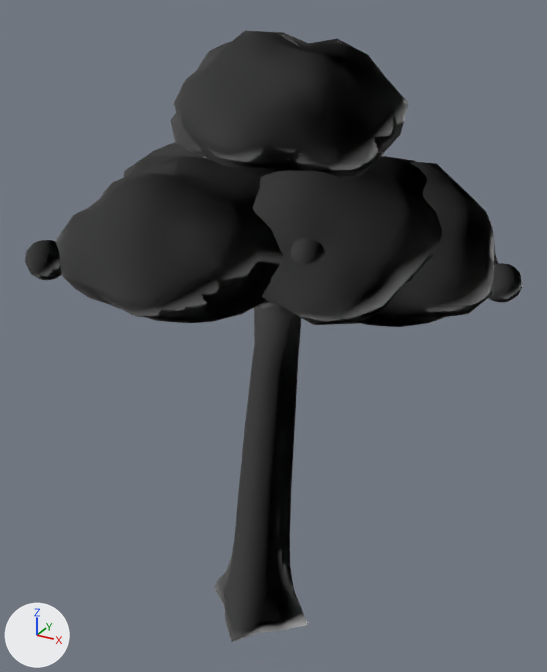
An edit to the FBX model unreal/Art/Export/Foliage/SM_Foliage_Plains_FruitTree_B.fbx, drawn before and after from the same camera.
Both versions are drawn from a 50 mm lens placed at (1.77, -3.05, 3.28), pointed at (0.06, 0.06, 1.72). The axes (+X, +Y, +Z) are drawn at lower left. The lights are the same throughout. The first picture is the older version.

The first picture shows 'SM_Foliage_Plains_FruitTree_B'.
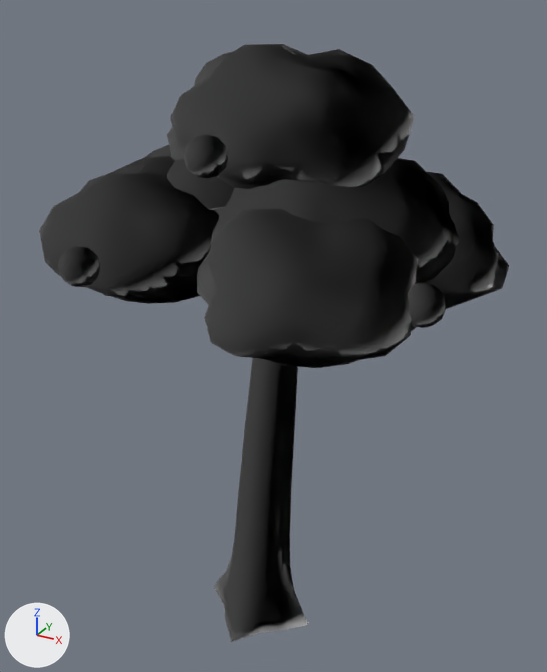
Location of each change, [x1, y1, x2, y2] in pixels of the pictures (547 x 672 px; the box of a moved part takes in the faces that stretch with it):
'SM_Foliage_Plains_FruitTree_B', reshaped
    before: [25, 31, 522, 642]
    after: [39, 44, 509, 642]
part 1 of me_sm_foliage_plains_fruittree_b, moved or reshaped (not visible afterwards)
    before: [25, 240, 62, 280]
part 2 of me_sm_foliage_plains_fruittree_b, moved or reshaped
    before: [291, 238, 326, 265]
    after: [58, 247, 100, 287]
part 3 of me_sm_foliage_plains_fruittree_b, rebuilt (not visible afterwards)
    before: [171, 31, 408, 177]
part 4 of me_sm_foliage_plains_fruittree_b, rebuilt (not visible before)
    after: [167, 44, 415, 189]
part 5 of me_sm_foliage_plains_fruittree_b, rebuilt (21% narrower, 11% shorter)
    before: [56, 156, 284, 323]
    after: [39, 156, 219, 304]
part 6 of me_sm_foliage_plains_fruittree_b, rebuilt
    before: [361, 161, 498, 327]
    after: [424, 172, 509, 309]
part 7 of me_sm_foliage_plains_fruittree_b, added
    after: [197, 209, 423, 368]
part 8 of me_sm_foliage_plains_fruittree_b, added
    after: [408, 283, 446, 328]
part 9 of me_sm_foliage_plains_fruittree_b, added
    after: [184, 135, 228, 179]
part 10 of me_sm_foliage_plains_fruittree_b, moved or reshaped (mostly hidden afterwards)
    before: [123, 151, 522, 325]
    after: [167, 159, 460, 283]

The change, as a diff of the scene's bpy script:
```diff
--- a/unreal/Art/Export/Foliage/SM_Foliage_Plains_FruitTree_B.fbx.py
+++ b/unreal/Art/Export/Foliage/SM_Foliage_Plains_FruitTree_B.fbx.py
@@ me_sm_foliage_plains_fruittree_b @@
 # used by ob_sm_foliage_plains_fruittree_b; location = (0.0, 0.0, 0.0)
-me_sm_foliage_plains_fruittree_b.from_pydata(...)  # 2840 vertices, 4016 faces; spans x -0.8..1.23, y -0.93..1.02, z -0.04..3.17
+me_sm_foliage_plains_fruittree_b.from_pydata(...)  # 3278 vertices, 4638 faces; spans x -0.86..1.09, y -0.88..1.01, z -0.04..3.12
+# me_sm_foliage_plains_fruittree_b part 1: the loose piece of 52 vertices spanning x -0.63..-0.45, y -0.91..-0.74, z 2.2..2.37 is moved by (-0.06, 0.96, 0.04)
+# me_sm_foliage_plains_fruittree_b part 2: the loose piece of 52 vertices spanning x 0.38..0.56, y -0.46..-0.29, z 2.26..2.44 is moved by (-0.86, -0.41, -0.08)
+# me_sm_foliage_plains_fruittree_b part 3: the loose piece of 148 vertices spanning x -0.42..0.67, y -0.48..0.55, z 2.56..3.17 is rebuilt with 134 vertices and now spans x -0.43..0.68, y -0.49..0.55, z 2.54..3.11, in mat_mi_af_toon_foliage_plains (white #e7e7e7)
+# me_sm_foliage_plains_fruittree_b part 4: the loose piece of 148 vertices spanning x -0.41..0.66, y -0.47..0.53, z 2.57..3.15 is rebuilt with 134 vertices and now spans x -0.44..0.7, y -0.5..0.57, z 2.53..3.12, in mat_m_af_outline (white #e7e7e7)
+# me_sm_foliage_plains_fruittree_b part 5: the loose piece of 129 vertices spanning x -0.63..0.44, y -0.93..-0.05, z 1.98..2.66 is rebuilt with 125 vertices and now spans x -0.86..0.08, y -0.77..0.1, z 1.98..2.62
+# me_sm_foliage_plains_fruittree_b part 6: the loose piece of 125 vertices spanning x 0.08..1.13, y -0.33..0.74, z 1.89..2.61 is rebuilt with 133 vertices and now spans x 0.1..1.09, y -0.05..0.87, z 1.87..2.53
+# me_sm_foliage_plains_fruittree_b part 7: a new loose piece of 130 vertices spanning x -0.03..0.96, y -0.85..0.05, z 1.88..2.57, in mat_m_af_outline (white #e7e7e7)
+# me_sm_foliage_plains_fruittree_b part 8: a new loose piece of 52 vertices spanning x 0.87..1.05, y -0.47..-0.3, z 2.12..2.3, in mat_m_af_outline (white #e7e7e7)
+# me_sm_foliage_plains_fruittree_b part 9: a new loose piece of 52 vertices spanning x -0.01..0.17, y -0.61..-0.44, z 2.64..2.81, in mat_m_af_outline (white #e7e7e7)
+# me_sm_foliage_plains_fruittree_b part 10: 225 vertices removed from x -0.71..1.23, y -0.52..0.98, z 2.03..3.09; 127 vertices added at x -0.71..0.95, y -0.54..1.0, z 1.97..2.67
+# other edits to the shape of me_sm_foliage_plains_fruittree_b do not show in these pictures
 me_sm_foliage_plains_fruittree_b.materials.append(mat_mi_af_toon_foliage_plains)
```
